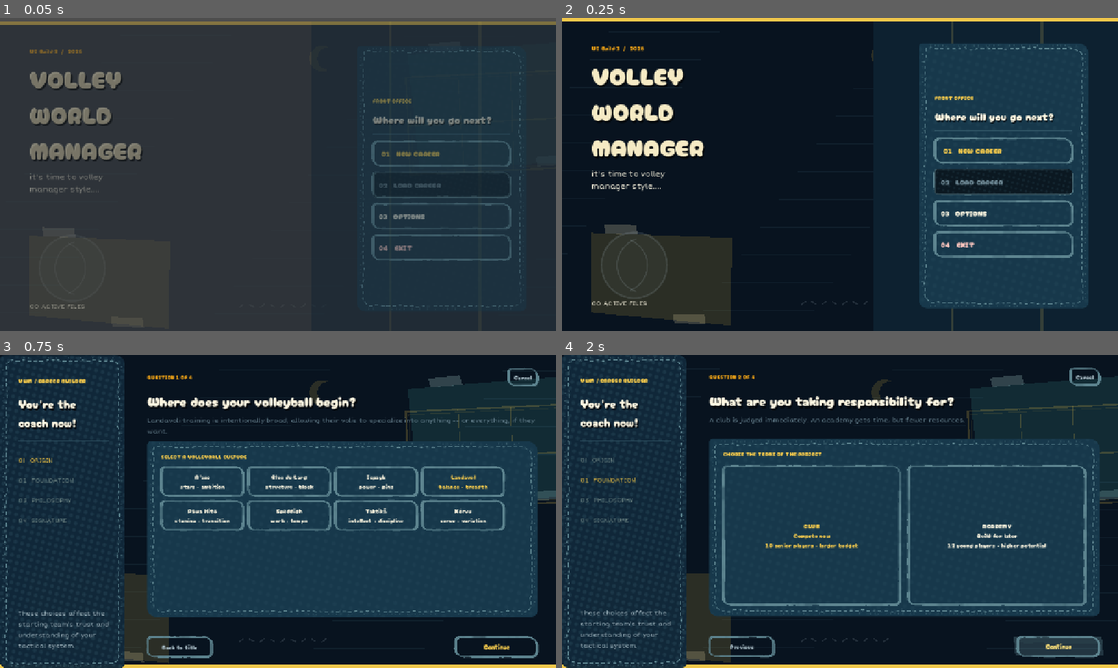
Above: before the commit, frames 1-4 (two rows, left to right).
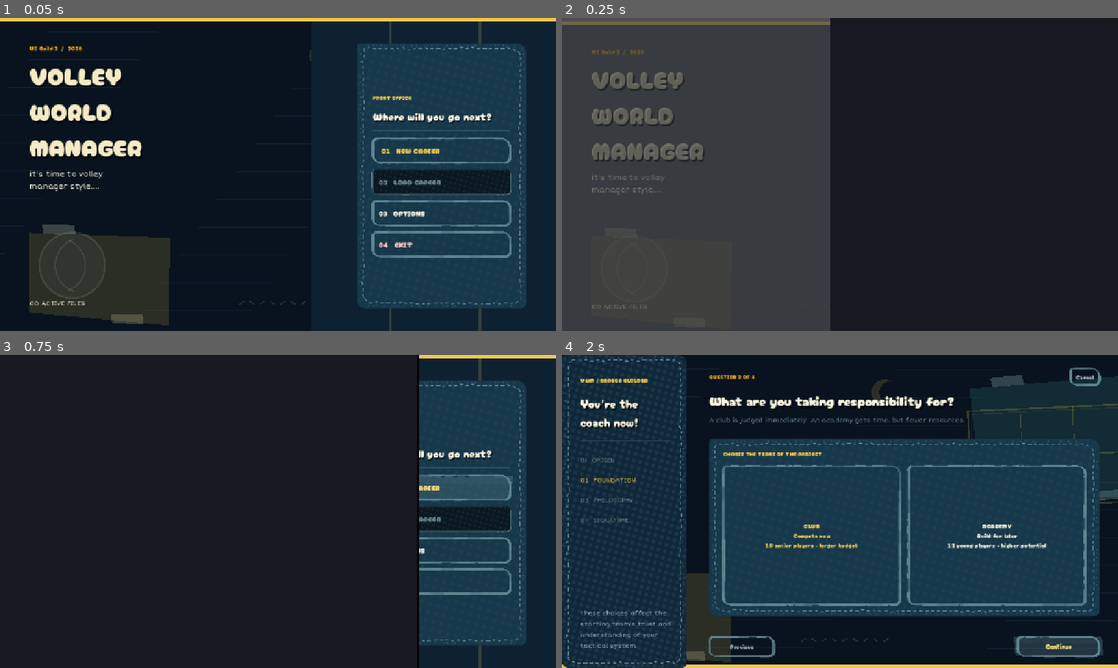
Above: after the commit, the same moments.

Repository: iracarranza/volley-world-manager
Game: Godot game, scene res://scenes/application.tscn
The game is run twice, just before and just after one commit, with the same random seed, the same clock (stepped at 60 frames per second) and the same inputs.
Inputs:
- Up to frame 1 (0.05 s): no input
- Up to frame 2 (0.25 s): no input
- Up to frame 3 (0.75 s): click "01 NEW CAREER" at 0.5 s
- Up to frame 4 (2 s): click "Continue" at 1.25 s

The runs differ from the first frame. In frame 1, 55% of the frame differs, in the area x 0-100%, y 0-100%; in frame 2, 70%; in frame 3, 50%; in frame 4, nothing differs.

Commit message:
Screen wipe between places
Every screen change toggled `visible` on four Controls and the new one simply
existed. Not a bug, but it is the one place a management game can say "you have
gone somewhere" without spending a word on it, and it was empty.

A sheet rather than a fade, because the whole interface is a journal: pages get
laid over each other, they do not dissolve. It travels with a lead edge and a
thin trailing line so it reads as something with a thickness being moved, drawn
with lines rather than a gradient because a soft edge here would be the only
airbrush in the game.

The swap is handed to the wipe as a callable and runs while the sheet is across,
so the outgoing screen is never seen being torn down. Covering is quicker than
uncovering -- arriving somewhere should feel decisive, and the reveal is what
the player actually wants to look at.

Added in code as the last child of `Application` rather than in the scene: later
siblings draw over earlier ones, and a node whose whole job is to cover
everything is easier to keep last here than in a .tscn somebody will reorder.
The sheet is paper in the light theme and ink in the dark one, because a wipe
that kept one colour would be the only element in the game ignoring the theme
while covering the whole screen.

Suite at 2 of 931, app boots clean.

Co-Authored-By: Claude Opus 5 <noreply@anthropic.com>
Claude-Session: https://claude.ai/code/session_0197KZ6RDwTpMdR7xHdkkPxn

Diff:
--- a/scenes/application.gd
+++ b/scenes/application.gd
@@ -5,6 +5,7 @@
 const LightTheme := preload("res://scenes/themes/light_theme.tres")
 const UIStyleSystem := preload("res://scripts/systems/ui_style_system.gd")
 const UIHalftone := preload("res://scripts/data/ui_halftone.gd")
+const ScreenWipeScript := preload("res://scenes/components/screen_wipe.gd")
 const SETTINGS_PATH := "user://settings.cfg"
 
 @onready var CareerManager: CareerManagerScript = get_node("/root/CareerManager")
@@ -12,6 +13,8 @@
 @onready var new_career_screen: VolleyballNewCareerScreen = %NewCareerScreen
 @onready var career_dashboard: VolleyballCareerDashboard = %CareerDashboard
 @onready var match_center: Control = %MatchCenter
+
+var _wipe: ScreenWipe = null
 
 
 func _ready() -> void:
@@ -33,6 +36,12 @@
 	career_dashboard.title_requested.connect(_show_title)
 	career_dashboard.play_match_requested.connect(_show_match)
 	call_deferred("_connect_match_center_signal")
+	## Added in code rather than the scene because it has to be the last child --
+	## later siblings draw over earlier ones -- and a node whose whole job is to
+	## cover everything is easier to keep last here than in a .tscn somebody will
+	## reorder.
+	_wipe = ScreenWipeScript.new()
+	add_child(_wipe)
 	_load_theme()
 	_show_title()
 
@@ -42,7 +51,19 @@
 		match_center.career_exit_requested.connect(_show_dashboard)
 
 
+## Every screen change goes through here, so the wipe does too.
+##
+## The swap itself is handed to the wipe as a callable and happens while the
+## sheet is across, which is why the outgoing screen is never seen being torn
+## down. The first call has no wipe -- there is nothing to leave.
 func _show_only(screen: Control) -> void:
+	if _wipe == null or not _wipe.is_inside_tree():
+		_swap_to(screen)
+		return
+	_wipe.play(func() -> void: _swap_to(screen))
+
+
+func _swap_to(screen: Control) -> void:
 	for candidate in [title_screen, new_career_screen, career_dashboard, match_center]:
 		candidate.visible = candidate == screen
 	UIStyleSystem.reveal(screen)
@@ -91,6 +112,14 @@
 func _apply_theme(theme_name: String, persist: bool = true) -> void:
 	var resolved := "light" if theme_name == "light" else "dark"
 	theme = LightTheme if resolved == "light" else DarkTheme
+	## The sheet is paper in the light theme and ink in the dark one. A wipe that
+	## kept one colour would be the only element in the game that ignores the
+	## theme, and it covers the whole screen.
+	if _wipe != null:
+		_wipe.set_palette(
+			Color(0.94, 0.92, 0.86) if resolved == "light" else Color(0.09, 0.10, 0.13),
+			Color(0.20, 0.18, 0.14) if resolved == "light" else Color(0.02, 0.02, 0.03),
+		)
 	title_screen.set_theme_name(resolved)
 	new_career_screen.set_light_mode(resolved == "light")
 	if match_center.has_method("set_light_mode"):
--- /dev/null
+++ b/scenes/components/screen_wipe.gd
@@ -0,0 +1,94 @@
+class_name ScreenWipe
+extends Control
+
+## A sheet of paper pulled across the screen between one place and the next.
+##
+## Every screen change in this game was instantaneous -- `_show_only` toggled
+## `visible` on four Controls and the new one simply existed. That is not a bug,
+## but it is the one place a management game can say "you have gone somewhere"
+## without spending a word on it, and it was empty.
+##
+## The wipe is a sheet rather than a fade because the whole interface is a
+## journal: pages get laid over each other, they do not dissolve. It travels with
+## a slight lead edge and a shadow so it reads as something with a thickness
+## being moved, and the swap happens under cover at the moment the sheet is
+## across, so the outgoing screen is never seen mid-teardown.
+
+## How long the sheet takes to cover, and to leave again.
+##
+## Covering is quicker than uncovering: arriving somewhere should feel decisive
+## and the reveal is what the player actually wants to look at, so the second
+## half lingers slightly.
+const COVER_SECONDS: float = 0.20
+const REVEAL_SECONDS: float = 0.28
+## How far past the edge the sheet starts and ends, as a share of width. A sheet
+## that starts exactly at the edge shows its corner on the first frame.
+const OVERSHOOT: float = 0.08
+
+signal covered
+
+var _sheet_position: float = -1.0 - OVERSHOOT
+var _tween: Tween = null
+var _sheet_color: Color = Color(0.09, 0.10, 0.13, 1.0)
+var _edge_color: Color = Color(0.02, 0.02, 0.03, 1.0)
+
+
+func _ready() -> void:
+	## The wipe covers everything and is never a click target -- a screen change
+	## already consumed the input that started it.
+	set_anchors_and_offsets_preset(Control.PRESET_FULL_RECT)
+	mouse_filter = Control.MOUSE_FILTER_IGNORE
+	visible = false
+	z_index = 4096
+
+
+## Paint the sheet in the current theme rather than a fixed colour, so a wipe in
+## the light theme is a sheet of paper and not a hole in the screen.
+func set_palette(sheet: Color, edge: Color) -> void:
+	_sheet_color = sheet
+	_edge_color = edge
+	queue_redraw()
+
+
+## Cover, run `midpoint`, then reveal. The caller does not have to know the
+## timing -- handing over the swap is the whole interface.
+func play(midpoint: Callable) -> void:
+	if _tween != null and _tween.is_valid():
+		_tween.kill()
+	visible = true
+	_sheet_position = -1.0 - OVERSHOOT
+	queue_redraw()
+	_tween = create_tween()
+	_tween.tween_method(_set_sheet_position, -1.0 - OVERSHOOT, 0.0, COVER_SECONDS) \
+		.set_trans(Tween.TRANS_CUBIC).set_ease(Tween.EASE_IN)
+	_tween.tween_callback(func() -> void:
+		if midpoint.is_valid():
+			midpoint.call()
+		covered.emit()
+	)
+	_tween.tween_method(_set_sheet_position, 0.0, 1.0 + OVERSHOOT, REVEAL_SECONDS) \
+		.set_trans(Tween.TRANS_CUBIC).set_ease(Tween.EASE_OUT)
+	_tween.tween_callback(func() -> void: visible = false)
+
+
+func _set_sheet_position(value: float) -> void:
+	_sheet_position = value
+	queue_redraw()
+
+
+func _draw() -> void:
+	if not visible:
+		return
+	var offset := _sheet_position * size.x
+	draw_rect(Rect2(Vector2(offset, 0.0), size), _sheet_color)
+	## The lead edge. Two lines rather than a gradient: the interface is drawn
+	## with a pen everywhere else, and a soft edge here would be the only airbrush
+	## in the game.
+	var edge_x := offset + size.x
+	draw_line(
+		Vector2(edge_x, 0.0), Vector2(edge_x, size.y), _edge_color, 3.0
+	)
+	draw_line(
+		Vector2(edge_x + 5.0, 0.0), Vector2(edge_x + 5.0, size.y),
+		Color(_edge_color, 0.35), 1.0
+	)
Not shown, added: scenes/components/screen_wipe.gd.uid
